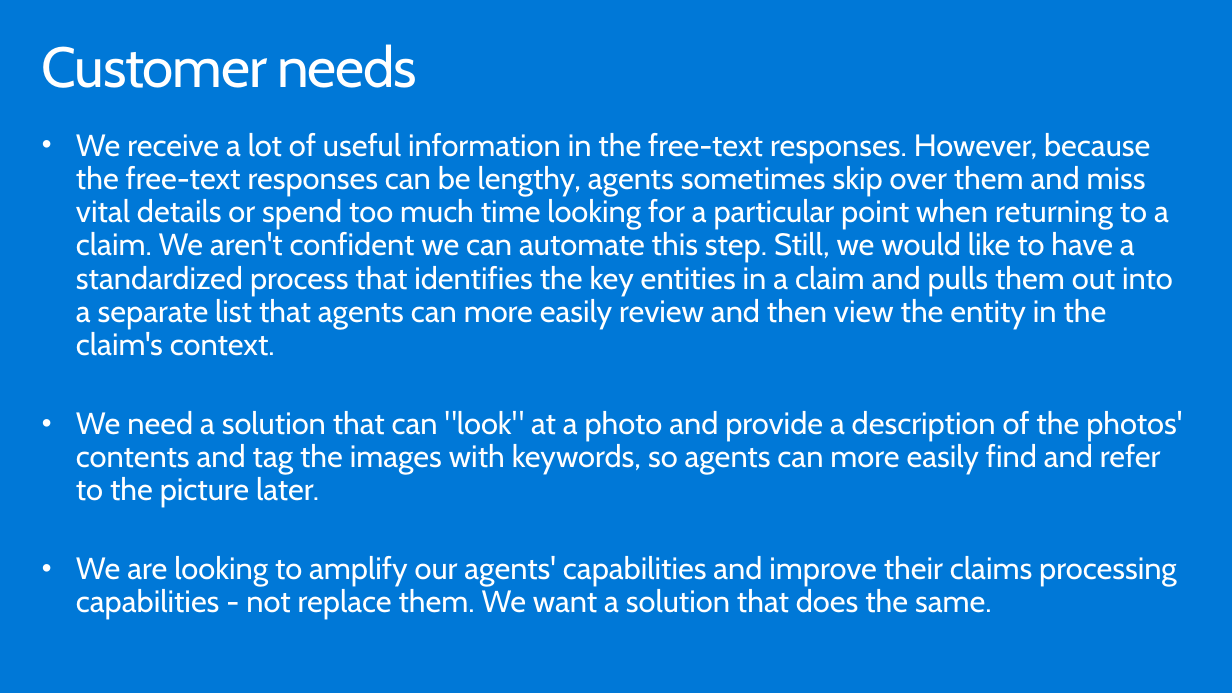
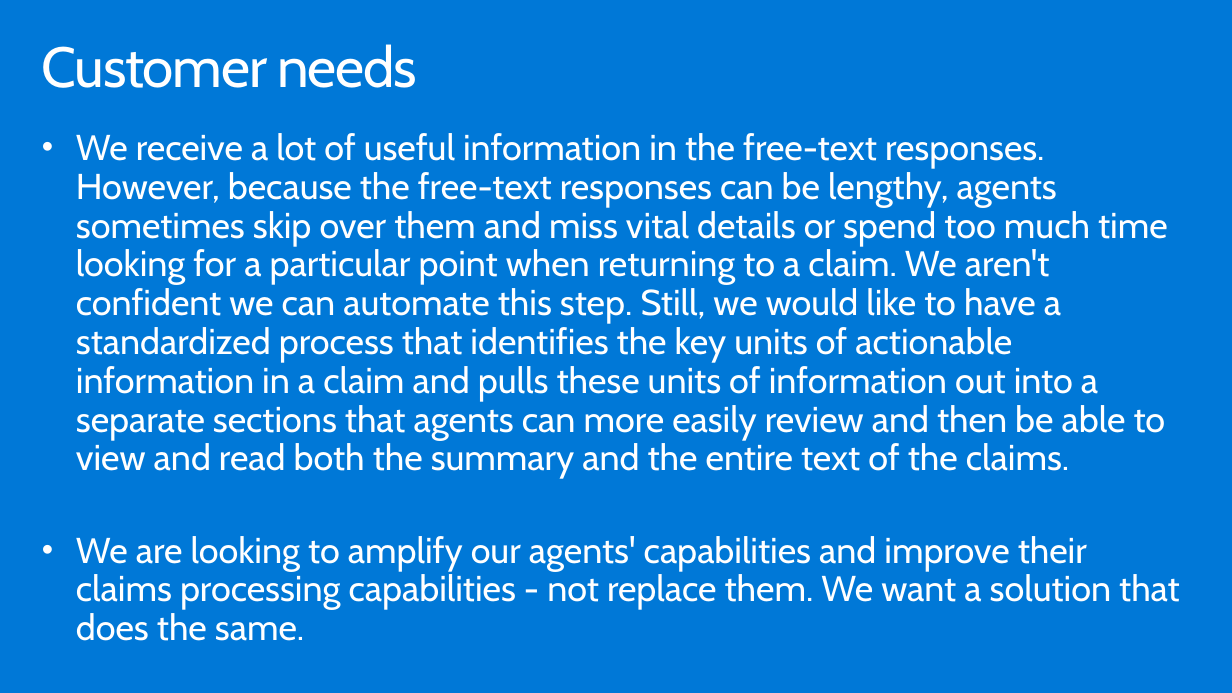
Before and after one commit to microsoft/MCW-Analyzing-text-with-Azure-Machine-Learning-and-Cognitive-Services, a slide deck: slide 6 of Whiteboard design session/WDS trainer presentation - Cognitive Services and deep learning.pptx. Drawn at 1232x693 pixels with LibreOffice and Linux fonts; fonts in the diff are those of the drawing. Boxes give left, top, right and bottom in pixels: in the first picture for what was removed or moved away, otherwise in the second. Text is boxed around its words. In the diff, an @@ line names an element or a change of style, - is before the commit and + after.

```diff
--- a/Whiteboard design session/WDS trainer presentation - Cognitive Services and deep learning.pptx
+++ b/Whiteboard design session/WDS trainer presentation - Cognitive Services and deep learning.pptx
@@ text at (76, 133, 1168, 479): text changed; size 24 to 28 pt @@
-• We receive a lot of useful information in the free-text responses. However, because the free-text responses can be lengthy, agents sometimes skip over them and miss vital details or spend too much time looking for a particular point when returning to a claim. We aren't confident we can automate this step. Still, we would like to have a standardized process that identifies the key entities in a claim and pulls them out into a separate list that agents can more easily review and then view the entity in the claim's context.
-• We need a solution that can "look" at a photo and provide a description of the photos' contents and tag the images with keywords, so agents can more easily find and refer to the picture later.
+• We receive a lot of useful information in the free-text responses. However, because the free-text responses can be lengthy, agents sometimes skip over them and miss vital details or spend too much time looking for a particular point when returning to a claim. We aren't confident we can automate this step. Still, we would like to have a standardized process that identifies the key units of actionable information in a claim and pulls these units of information out into a separate sections that agents can more easily review and then be able to view and read both the summary and the entire text of the claims.
@@ text at (76, 536, 1180, 641): size 24 to 28 pt in "We are looking to amplify our agents' ..." @@
```
Also in this commit, not shown: 8 other slides changed, 2 slides added, 5 slides removed, 1 other file.
